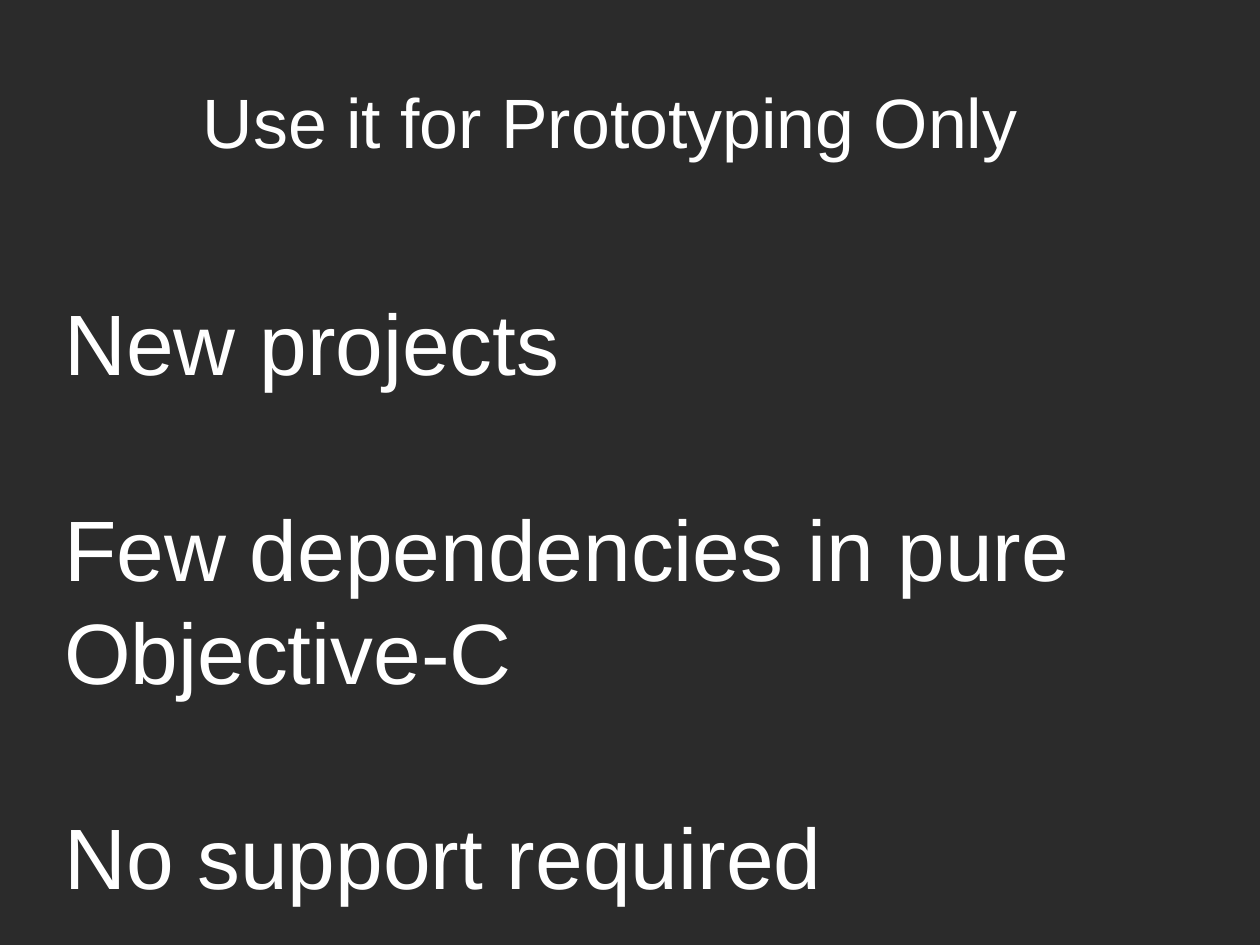
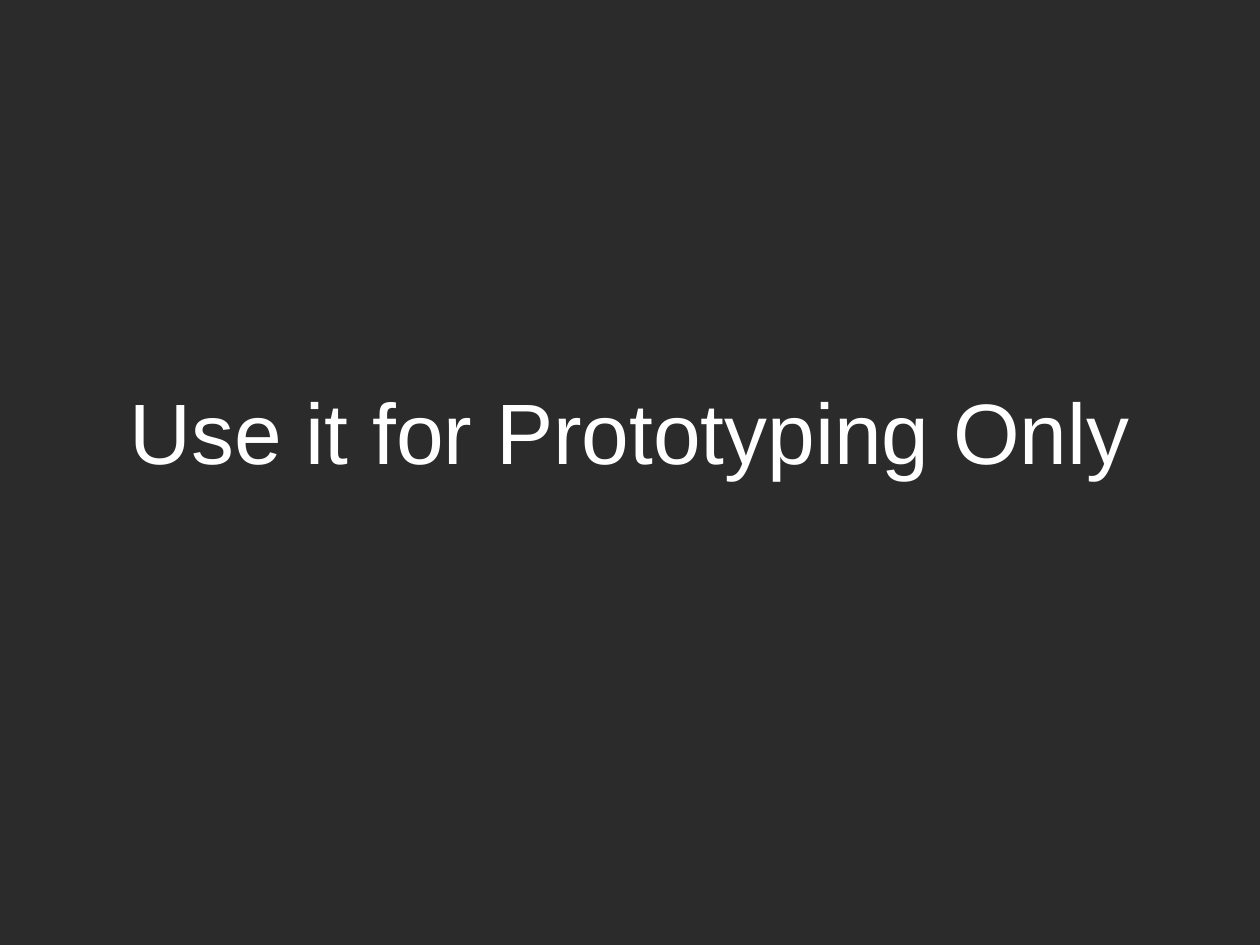
Before and after one commit to dodikk/motion-slides, a slide deck: slide 43 of motion-slides.odp. Drawn at 1260x945 pixels with LibreOffice and Linux fonts; fonts in the diff are those of the drawing; background and template pictures are left out; a plain dark background stands for a picture behind light text. Boxes give left, top, right and bottom in pixels: in the first picture for what was removed or moved away, otherwise in the second. Text is boxed around its words. In the diff, an @@ line names an element or a change of style, - is before the commit and + after.

```diff
--- a/motion-slides.odp
+++ b/motion-slides.odp
@@ text removed at bbox=[64, 313, 1070, 905] @@
-New projects
-Few dependencies in pure Objective-C
-No support required
@@ title "Use it for Prototyping Only": place and size @@
-title "Use it for Prototyping Only" at bbox=[203, 97, 1018, 162]
+title "Use it for Prototyping Only" at bbox=[130, 402, 1129, 480]
@@ title "Use it for Prototyping Only" at bbox=[130, 402, 1129, 480]: size 44 to 54 pt @@
```
Also in this commit, not shown: 2 other slides changed, 6 slides added, 3 slides removed, 1 other file.
